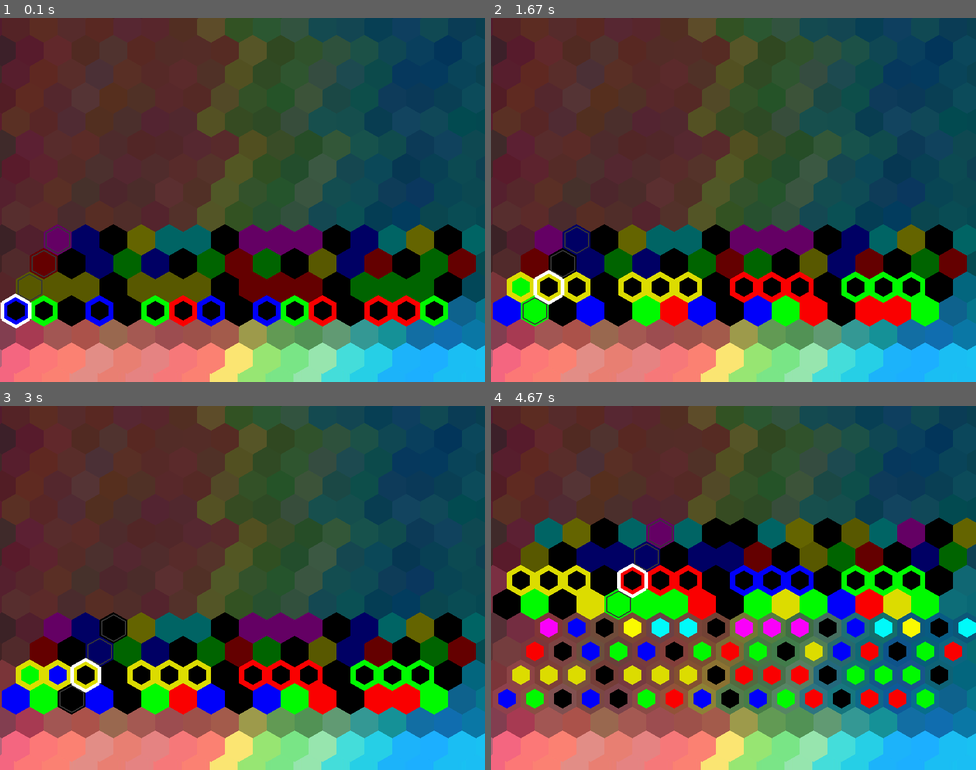
Above: before the commit, frames 1-4 (two rows, left to right).
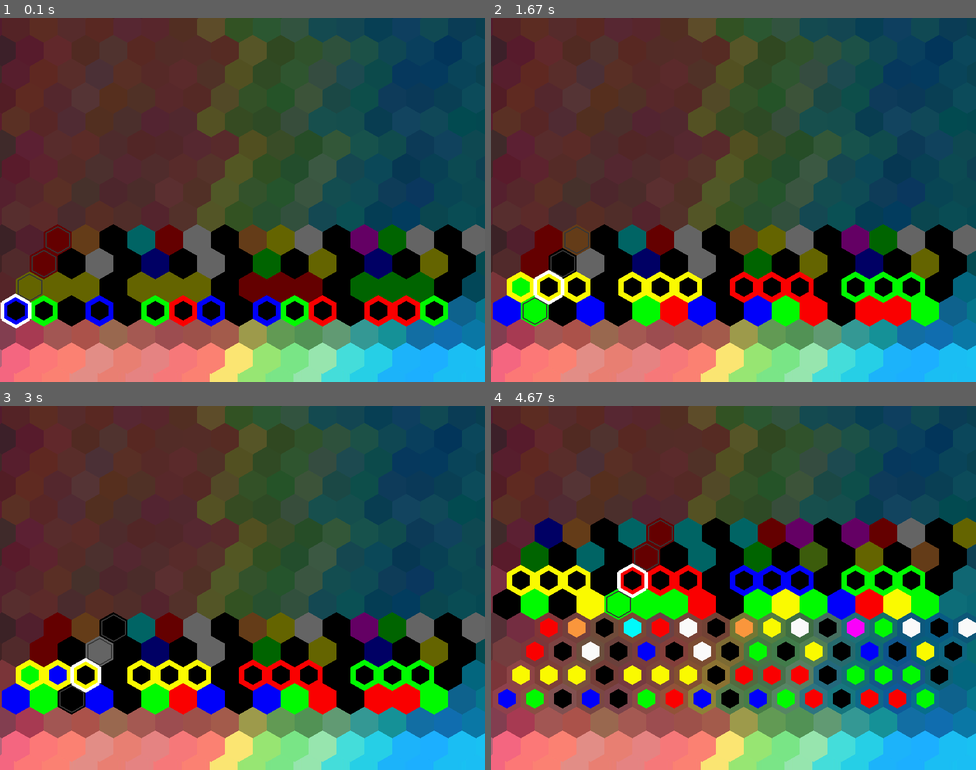
Above: after the commit, the same moments.

Repository: threeup/pygame-beat
Game: pygame game, started from main.py
The game is run twice, just before and just after one commit, with the same random seed, the same clock (stepped at 60 frames per second) and the same inputs.
Inputs:
- Up to frame 1 (0.1 s): no input
- Up to frame 2 (1.67 s): tap Enter at 0.33 s; tap Y at 0.67 s; tap G at 1 s
- Up to frame 3 (3 s): tap B at 2.33 s
- Up to frame 4 (4.67 s): tap Enter at 3.67, 4.07, 4.37, 4.57 s

The runs differ from the first frame. In frame 1, 7.4% of the frame differs, in the area x 9-100%, y 56-72%; in frame 2, 8.6%; in frame 3, 8.6%; in frame 4, 13%, in the area x 3-100%, y 30-77%.

Commit message:
fixing 16 and orange

Diff:
--- a/answerctrlr.py
+++ b/answerctrlr.py
@@ -88,18 +88,35 @@
                     else:
                         self.answer[r][s] = 0
                 elif mode == 2:
-                    if s % 2 == 0 or (s+1) % 4 == 0:
+                    if s % 4 == 0:
                         col = random.randint(0, 3)
                         self.answer[r][s] = 1 << col
-                else:
-                    if s % 2 == 1 or s % 4 == 0:
-                        col1 = random.randint(0, 2)
-                        col1 = col1+1 if col1 != 0 else col1
-                        col2 = random.randint(0, 2)
-                        col2 = col2+1 if col2 != 0 else col2
+                    elif s % 4==2:
+                        col1 = random.randint(0, 3)
+                        while True:
+                            col2 = random.randint(0, 3)
+                            if col2 != col1:
+                                break
+
                         bit1 = 1 << col1
                         bit2 = 1 << col2
                         self.answer[r][s] = bit1 + bit2
+                else:
+                    if s % 4 == 0:
+                        col = random.randint(0, 3)
+                        self.answer[r][s] = 1 << col
+                    elif s % 2 == 1:
+                        col1 = random.randint(0, 3)
+                        while True:
+                            col2 = random.randint(0, 3)
+                            if col2 != col1:
+                                break
+
+                        bit1 = 1 << col1
+                        bit2 = 1 << col2
+                        self.answer[r][s] = bit1 + bit2
+
+
 
     def draw_picture(self, screen, row, step, x, y):
         val = self.picture[row][step]
--- a/canvasctrlr.py
+++ b/canvasctrlr.py
@@ -66,7 +66,6 @@
                     extra += 1
                 else:
                     print("miss",s,answer[row][s])
-                    print('guess',self.grid[row][s])
                     miss += 1
             else:
                 hit += 1
--- a/lib.py
+++ b/lib.py
@@ -18,13 +18,23 @@
     color = [0, 0, 0]
     if val & 1:
         color[0] = 250
-    if val & 2:
-        color[0] = max(color[0], 220)
-        color[1] = max(color[1], 220)
     if val & 4:
         color[1] = 250
     if val & 8:
         color[2] = 250
+
+    if val & 2:
+        if val & 1:
+            color[0] = 250
+            color[1] = 150
+            color[2] = 60
+        elif val & 4:
+            color[0] = 150
+            color[1] = 230
+            color[2] = 30
+        else:
+            color[0] = 250
+            color[1] = 250
     if muted:
         color[0] *= 0.4
         color[1] *= 0.4
